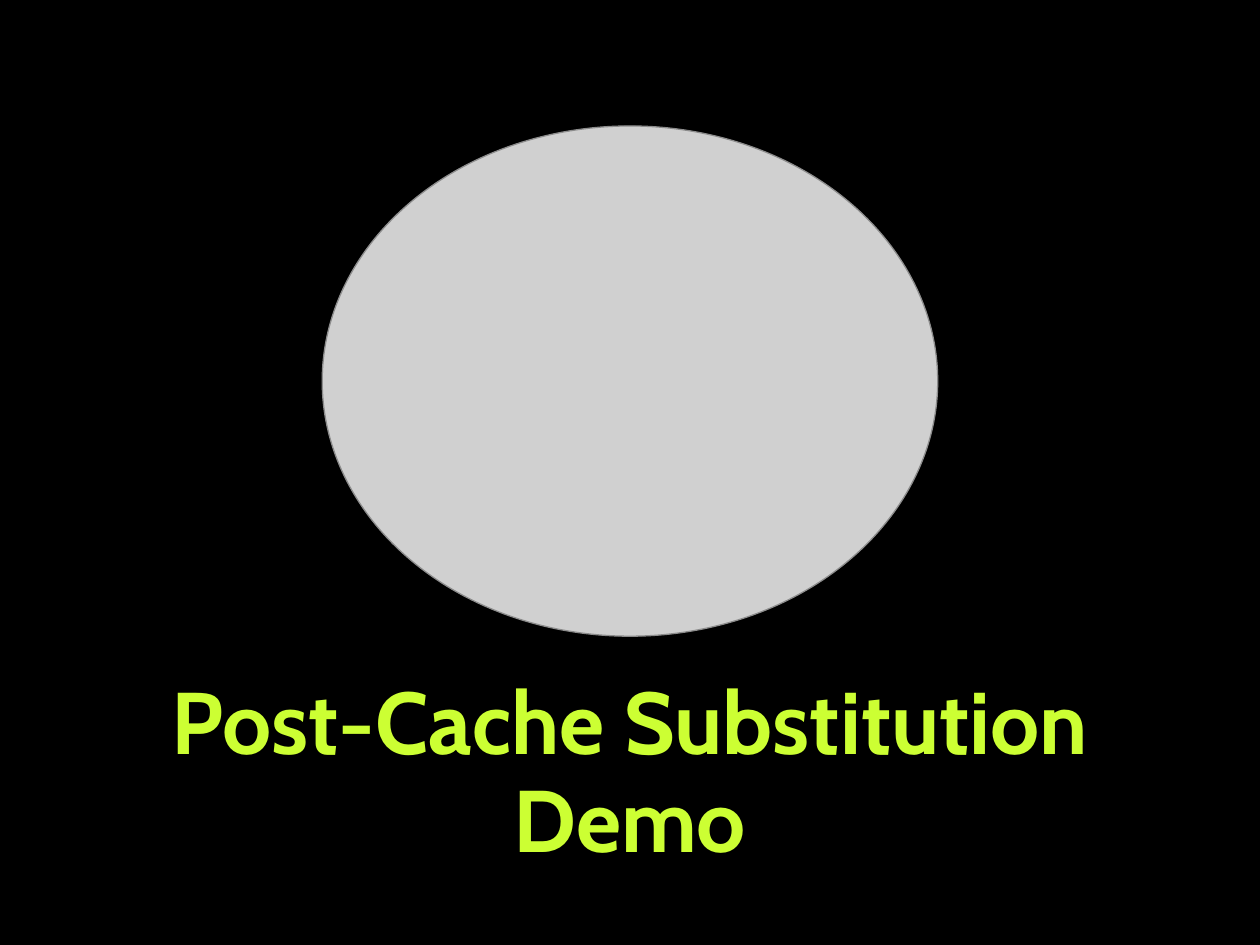
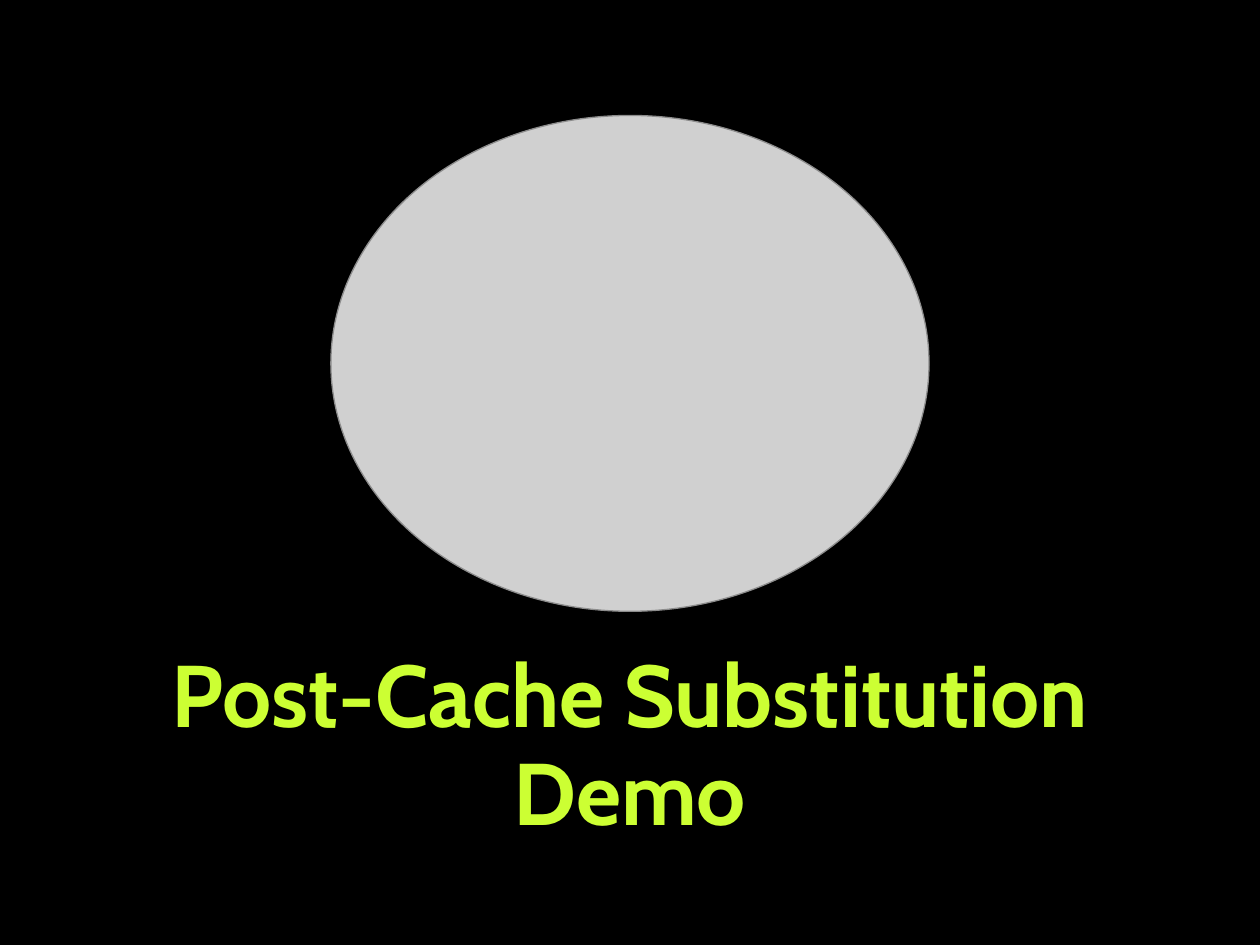
Before and after one commit to martin-nikolov/Telerik-Academy, a slide deck: slide 16 of ASP.NET MVC/07. ASP.NET Caching Data/ASP.NET Caching Data.pptx (slide 17 before the commit). Drawn at 1260x945 pixels with LibreOffice and Linux fonts; fonts in the diff are those of the drawing; grey boxes stand for pictures; background and template pictures are left out. Boxes give left, top, right and bottom in pixels: in the first picture for what was removed or moved away, otherwise in the second. Text is boxed around its words. In the diff, an @@ line names an element or a change of style, - is before the commit and + after.

```diff
--- a/ASP.NET MVC/07. ASP.NET Caching Data/ASP.NET Caching Data.pptx
+++ b/ASP.NET MVC/07. ASP.NET Caching Data/ASP.NET Caching Data.pptx
@@ picture: place and size @@
-picture at <box>323,126,937,636</box>
+picture at <box>331,116,930,612</box>
@@ title "Post-Cache Substitution Demo": place and size @@
-title "Post-Cache Substitution Demo" at <box>171,688,1088,853</box>
+title "Post-Cache Substitution Demo" at <box>171,661,1088,826</box>
```
Also in this commit, not shown: 5 other slides changed, 1 slide added, 1 slide removed, 1 other file.
